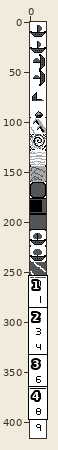
One commit to this sprite sheet: data/sprite/sprites.png. The picture above shows the old version from afar; the outline marks the close-up.
Close-up. Old version:
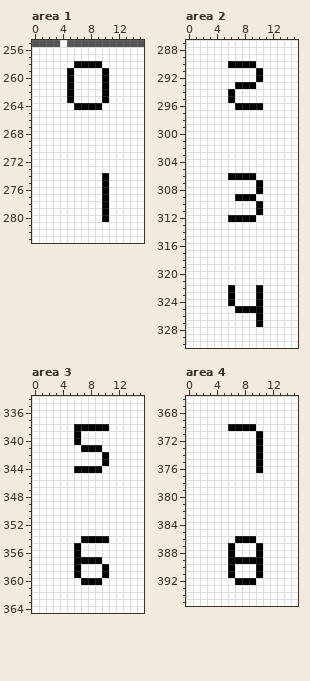
The file is 16x416 pixels. Colours within 5 levels of each other are drawn and written as one. Shown: area 1: x 0..15, y 255..283; area 2: x 0..15, y 287..330; area 3: x 0..15, y 334..364; area 4: x 0..15, y 366..395. The commit also changed other parts of the picture, which this record leaves out.
Now the later version:
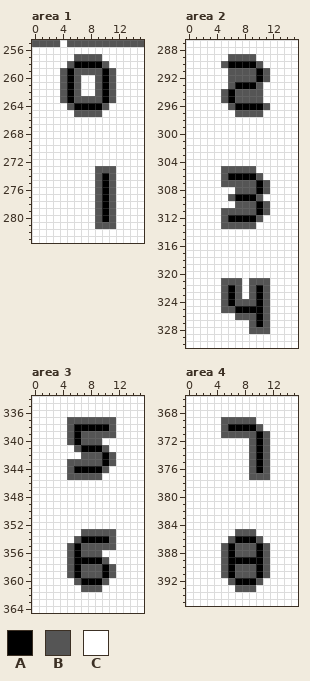
Palette (. is transparent): A #000000  B #555555  C #ffffff
The exact change:
Area 1:
y 257: x 6..9 CCCC -> BBBB
y 258: x 5 C -> B; x 10 C -> B
y 259: x 4 C -> B; x 6..9 CCCC -> BBBB; x 11 C -> B
y 260..262: x 4 C -> B; x 6 C -> B; x 9 C -> B; x 11 C -> B
y 263: x 4 C -> B; x 6..9 CCCC -> BBBB; x 11 C -> B
y 264: x 5 C -> B; x 10 C -> B
y 265: x 6..9 CCCC -> BBBB
y 273: x 9..11 CCC -> BBB
y 274..280: x 9 C -> B; x 11 C -> B
y 281: x 9..11 CCC -> BBB
Area 2:
y 289: x 6..9 CCCC -> BBBB
y 290: x 5 C -> B; x 10 C -> B
y 291..292: x 6..9 CCCC -> BBBB; x 11 C -> B
y 293: x 6 C -> B; x 10 C -> B
y 294..295: x 5 C -> B; x 7..10 CCCC -> BBBB
y 296: x 6 C -> B; x 11 C -> B
y 297: x 7..10 CCCC -> BBBB
y 305: x 5..9 CCCCC -> BBBBB
y 306: x 5 C -> B; x 10 C -> B
y 307: x 5..9 CCCCC -> BBBBB; x 11 C -> B
y 308: x 7..9 CCC -> BBB; x 11 C -> B
y 309: x 6 C -> B; x 10 C -> B
y 310: x 7..9 CCC -> BBB; x 11 C -> B
y 311: x 5..9 CCCCC -> BBBBB; x 11 C -> B
y 312: x 5 C -> B; x 10 C -> B
y 313: x 5..9 CCCCC -> BBBBB
y 321: x 5..7 CCC -> BBB; x 9..11 CCC -> BBB
y 322..323: x 5 C -> B; x 7 C -> B; x 9 C -> B; x 11 C -> B
y 324: x 5 C -> B; x 7..9 CCC -> BBB; x 11 C -> B
y 325: x 5..6 CC -> BB; x 11 C -> B
y 326: x 7..9 CCC -> BBB; x 11 C -> B
y 327: x 9 C -> B; x 11 C -> B
y 328: x 9..11 CCC -> BBB
Area 3:
y 337: x 5..11 CCCCCCC -> BBBBBBB
y 338: x 5 C -> B; x 11 C -> B
y 339: x 5 C -> B; x 7..11 CCCCC -> BBBBB
y 340: x 5 C -> B; x 7..9 CCC -> BBB
y 341: x 6 C -> B; x 10 C -> B
y 342: x 7..9 CCC -> BBB; x 11 C -> B
y 343: x 5..9 CCCCC -> BBBBB; x 11 C -> B
y 344: x 5 C -> B; x 10 C -> B
y 345: x 5..9 CCCCC -> BBBBB
y 353: x 7..11 CCCCC -> BBBBB
y 354: x 6 C -> B; x 11 C -> B
y 355: x 5 C -> B; x 7..11 CCCCC -> BBBBB
y 356: x 5 C -> B; x 7..9 CCC -> BBB
y 357: x 5 C -> B; x 10 C -> B
y 358..359: x 5 C -> B; x 7..9 CCC -> BBB; x 11 C -> B
y 360: x 6 C -> B; x 10 C -> B
y 361: x 7..9 CCC -> BBB
Area 4:
y 369: x 5..9 CCCCC -> BBBBB
y 370: x 5 C -> B; x 10 C -> B
y 371: x 5..9 CCCCC -> BBBBB; x 11 C -> B
y 372..376: x 9 C -> B; x 11 C -> B
y 377: x 9..11 CCC -> BBB
y 385: x 7..9 CCC -> BBB
y 386: x 6 C -> B; x 10 C -> B
y 387..388: x 5 C -> B; x 7..9 CCC -> BBB; x 11 C -> B
y 389: x 5 C -> B; x 11 C -> B
y 390..391: x 5 C -> B; x 7..9 CCC -> BBB; x 11 C -> B
y 392: x 6 C -> B; x 10 C -> B
y 393: x 7..9 CCC -> BBB
